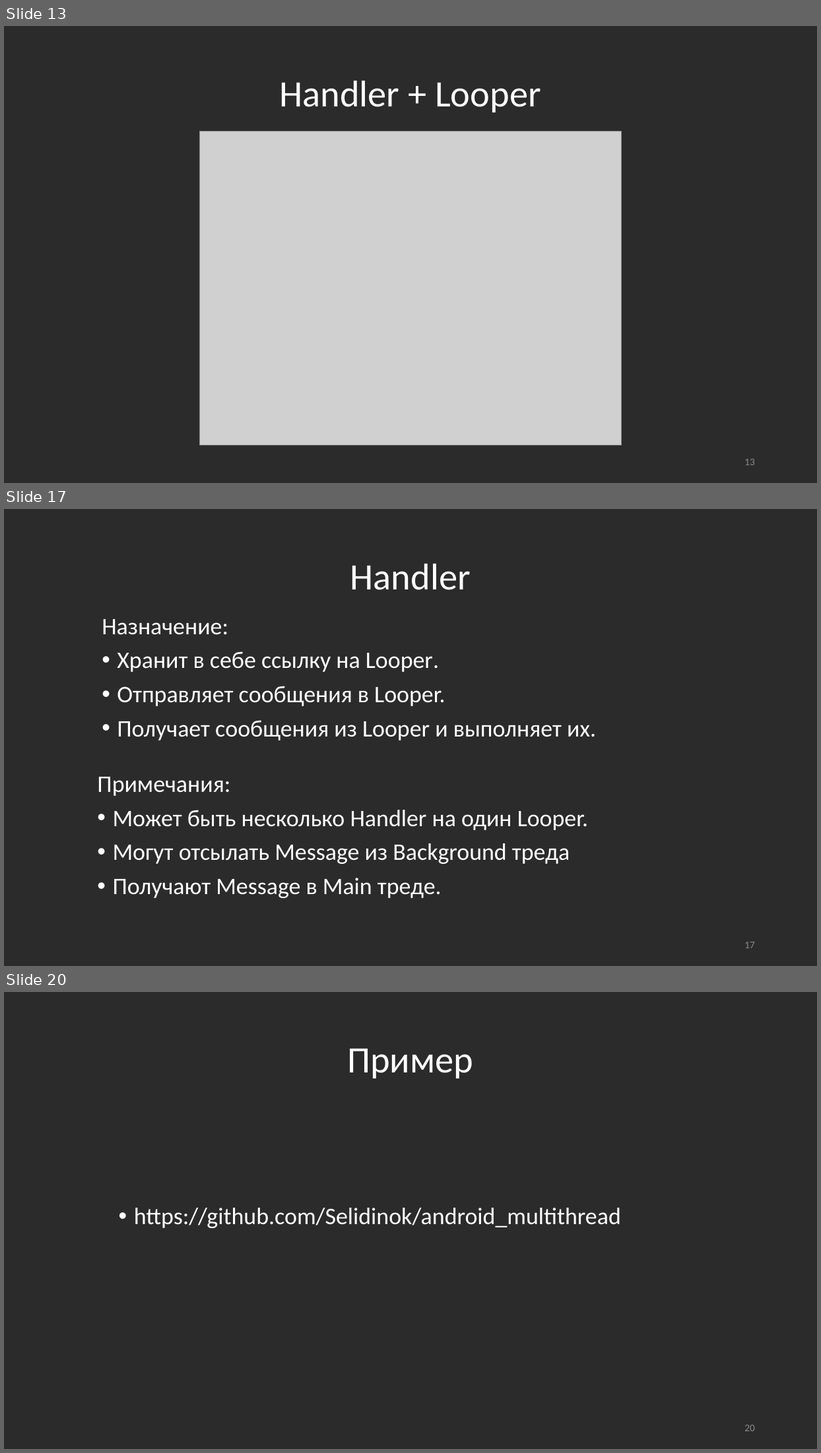
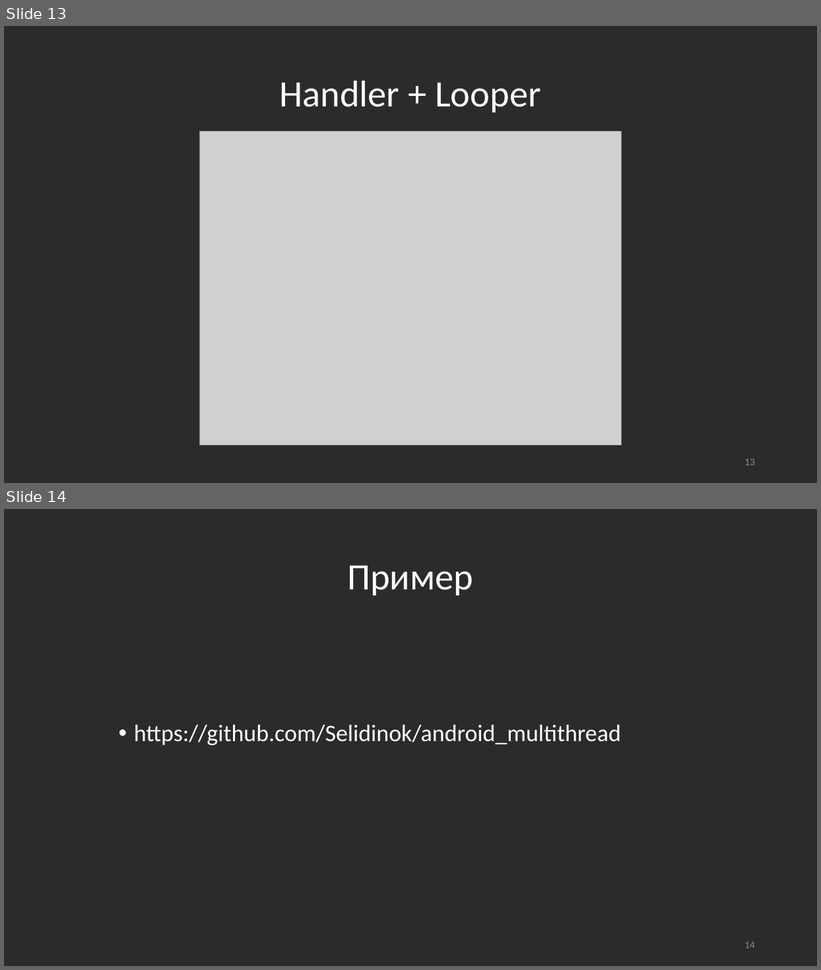
Before and after one commit to Andrey253/Multythread, a slide deck: Многопоточность.pptx. Shown one above the other, each under a label of ours: slides 13, 17 and 20 before the commit, slides 13 and 14 after it; the slides between them are not shown. The pictures are 821x1453 and 821x970 pixels, drawn with LibreOffice and Linux fonts; fonts in the diff are those of the drawing; grey boxes stand for pictures. Boxes give left, top, right and bottom in pixels: in the first picture for what was removed or moved away, otherwise in the second. Text is boxed around its words. In the diff, an @@ line names an element or a change of style, - is before the commit and + after.

```diff
--- a/Многопоточность.pptx
+++ b/Многопоточность.pptx
@@ slide 17 removed at <box>4,509,817,966</box>, background #2B2B2B @@
@@ title removed at <box>350,563,471,590</box> @@
-Handler
@@ text removed at <box>102,619,596,741</box> @@
-Назначение:
-• Хранит в себе ссылку на Looper.
-• Отправляет сообщения в Looper.
-• Получает сообщения из Looper и выполняет их.
@@ text removed at <box>97,777,589,898</box> @@
-Примечания:
-• Может быть несколько Handler на один Looper.
-• Могут отсылать Message из Background треда
-• Получают Message в Main треде.
@@ page number removed at <box>745,942,755,949</box> @@
-17
@@ what was slide 20 is now slide 14 @@
@@ page number at <box>745,942,755,949</box>: text changed @@
-20
+14
```
Also in this commit, not shown: 3 slides changed, 1 slide added, 5 other slides removed.
